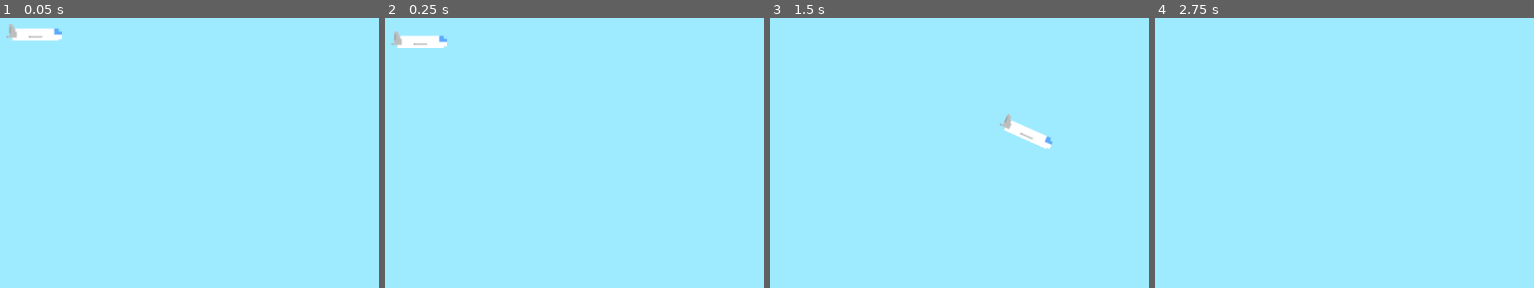
Above: before the commit, frames 1-4 (left to right).
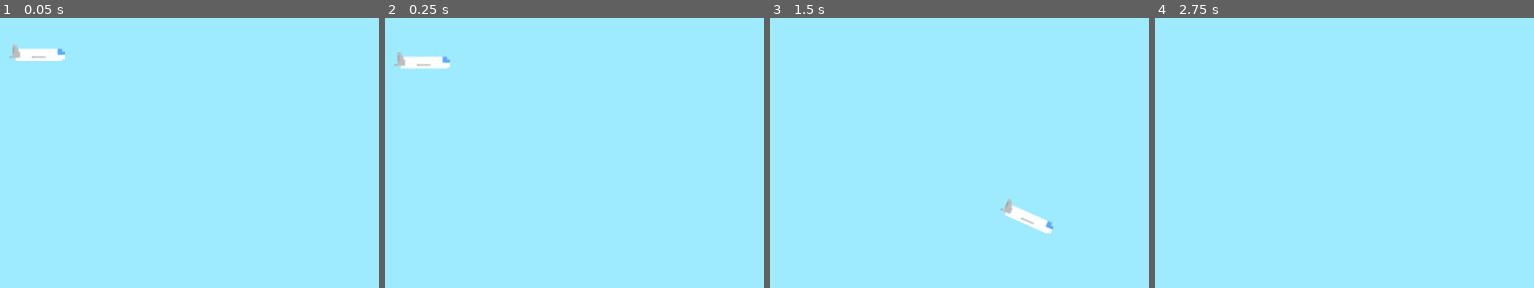
Above: after the commit, the same moments.

Repository: C34A/2d-flightsim
Game: Godot game, scene res://Main.tscn
Two runs of this game, one before a commit and one after it. Both use one fixed random seed, a clock stepped at 60 frames per second and the inputs below.
Inputs:
- Up to frame 1 (0.05 s): no input
- Up to frame 2 (0.25 s): no input
- Up to frame 3 (1.5 s): hold D (go_right) 0.53-1.28 s; hold Space (boost, bound only after the commit) 0.53-1.28 s; hold S (pitch_down) from 1.28 s (still down); tap Space (boost, bound only after the commit) at 1.35 s
- Up to frame 4 (2.75 s): release S (pitch_down) at 2.03 s; hold D (go_right) from 2.03 s (still down); hold Space (boost, bound only after the commit) from 2.03 s (still down)

The runs differ from the first frame. In frame 1, 1.3% of the frame differs, in the area x 1-18%, y 2-16%; in frame 2, 1.3%; in frame 3, 1.3%; in frame 4, nothing differs.

Commit message:
added stall mechanic?

Diff:
--- a/Main.tscn
+++ b/Main.tscn
@@ -12,4 +12,4 @@
 color = Color( 0.623529, 0.921569, 1, 1 )
 
 [node name="Player" parent="." instance=ExtResource( 1 )]
-position = Vector2( 540.035, 405.902 )
+position = Vector2( 546.716, 434.295 )
--- a/Player.gd
+++ b/Player.gd
@@ -32,6 +32,9 @@
 		direction += deg2rad(TURN_SPEED) * delta
 	elif Input.is_action_pressed("pitch_down") and not Input.is_action_pressed("pitch_up"):
 		direction -= deg2rad(TURN_SPEED) * delta
+	if(Input.is_action_pressed("boost")):
+#		apply_force((
+		pass
 
 	direction = clamp(direction, PI / -2, PI / 2)
 
@@ -60,8 +63,17 @@
 		AoA = direction - atan2(velocity.y, abs(velocity.x))
 	else:
 		AoA = direction - atan2(velocity.y, abs(velocity.x))
+	AoA = rad2deg(AoA)
 	print("AoA ", AoA)
-	var lift: float = LIFT_COEF * velocity.length() * velocity.length() * (AoA - pow(1.1, AoA) + 1)
+	var lift: float
+
+	if(AoA > 50 || AoA < -50):
+#		lift = LIFT_COEF * velocity.length() * velocity.length() * max((AoA - pow(1.3, AoA - 40)), 0)
+		lift = 0
+	else:
+		lift = LIFT_COEF * velocity.length() * velocity.length() * (deg2rad(AoA))
+
+
 	print("lift ", lift)
 	return lift
 
--- a/Player.tscn
+++ b/Player.tscn
@@ -16,6 +16,6 @@
 script = ExtResource( 1 )
 
 [node name="AnimatedSprite" type="AnimatedSprite" parent="."]
-position = Vector2( 0, -18 )
+position = Vector2( 0, -6 )
 scale = Vector2( 3, 3 )
 frames = SubResource( 1 )
--- a/project.godot
+++ b/project.godot
@@ -49,6 +49,11 @@
 "events": [ Object(InputEventKey,"resource_local_to_scene":false,"resource_name":"","device":0,"alt":false,"shift":false,"control":false,"meta":false,"command":false,"pressed":false,"scancode":83,"unicode":0,"echo":false,"script":null)
  ]
 }
+boost={
+"deadzone": 0.5,
+"events": [ Object(InputEventKey,"resource_local_to_scene":false,"resource_name":"","device":0,"alt":false,"shift":false,"control":false,"meta":false,"command":false,"pressed":false,"scancode":32,"unicode":0,"echo":false,"script":null)
+ ]
+}
 
 [rendering]
 
